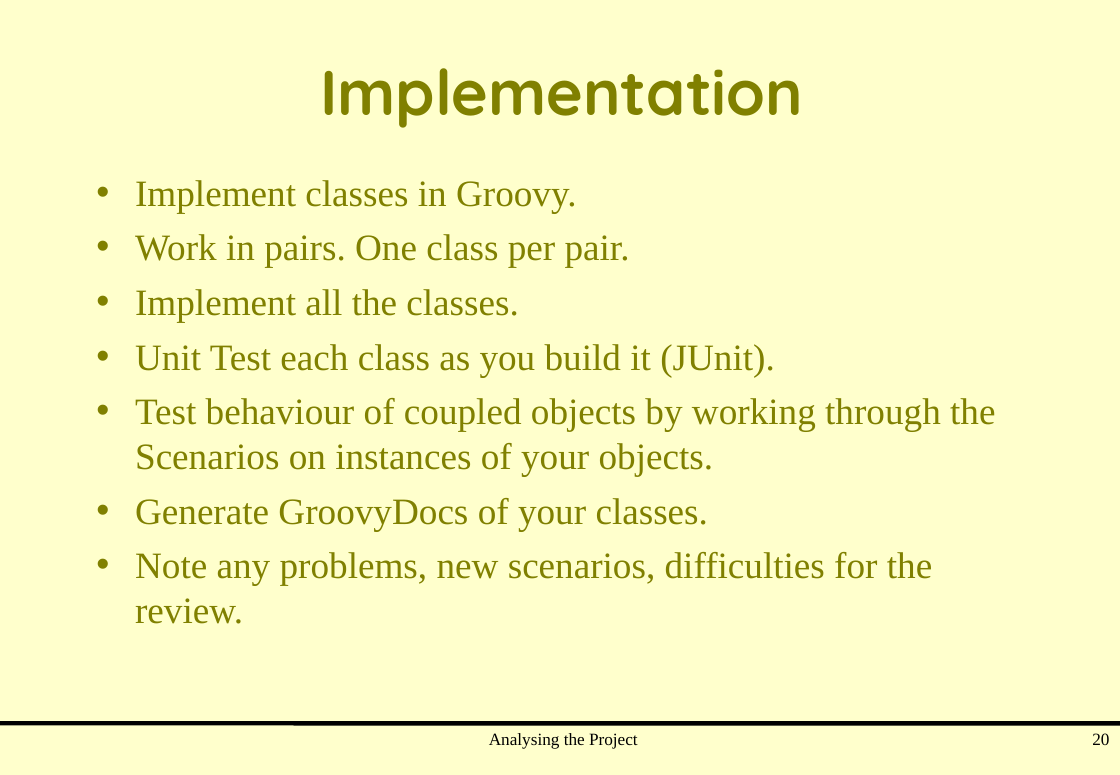
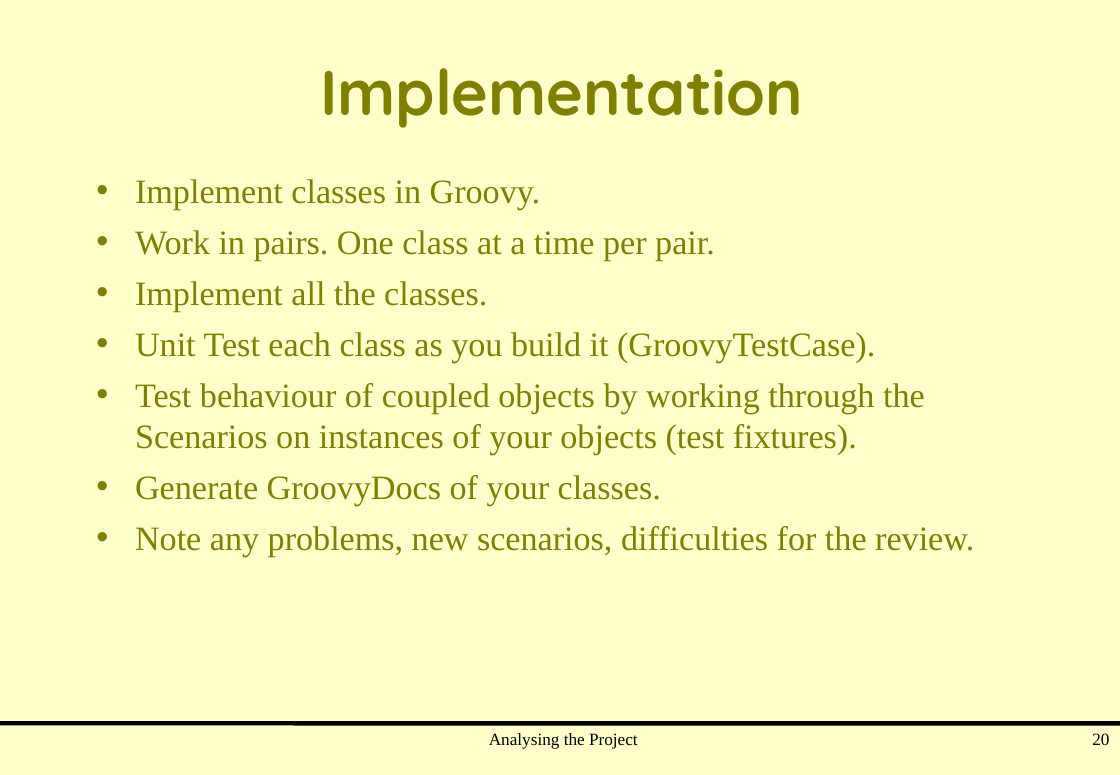
Before and after one commit to cpjobling/at-m42-2009, a slide deck: slide 20 of Documents/Analysis.ppt. Drawn at 1120x775 pixels with LibreOffice and Linux fonts; fonts in the diff are those of the drawing. Boxes give left, top, right and bottom in pixels: in the first picture for what was removed or moved away, otherwise in the second. Text is boxed around its words. In the diff, an @@ line names an element or a change of style, - is before the commit and + after.

```diff
--- a/Documents/Analysis.ppt
+++ b/Documents/Analysis.ppt
@@ text at (x1=135, y1=179, x2=974, y2=557): size 25.9 to 23.8 pt in "Implement classes in Groovy.", "Implement all the classes.", "Generate GroovyDocs of your classes.", "Note any problems, new scenarios, difficulties for ..." @@
@@ text at (x1=135, y1=230, x2=715, y2=261): text changed; size 25.9 to 23.8 pt @@
-• Work in pairs. One class per pair.
+• Work in pairs. One class at a time per pair.
@@ text at (x1=135, y1=332, x2=925, y2=455): text changed; size 25.9 to 23.8 pt @@
-• Unit Test each class as you build it (JUnit).
-• Test behaviour of coupled objects by working through the Scenarios on instances of your objects.
+• Unit Test each class as you build it (GroovyTestCase).
+• Test behaviour of coupled objects by working through the Scenarios on instances of your objects (test fixtures).
```
Also in this commit, not shown: 6 other slides changed, 1 other file.
